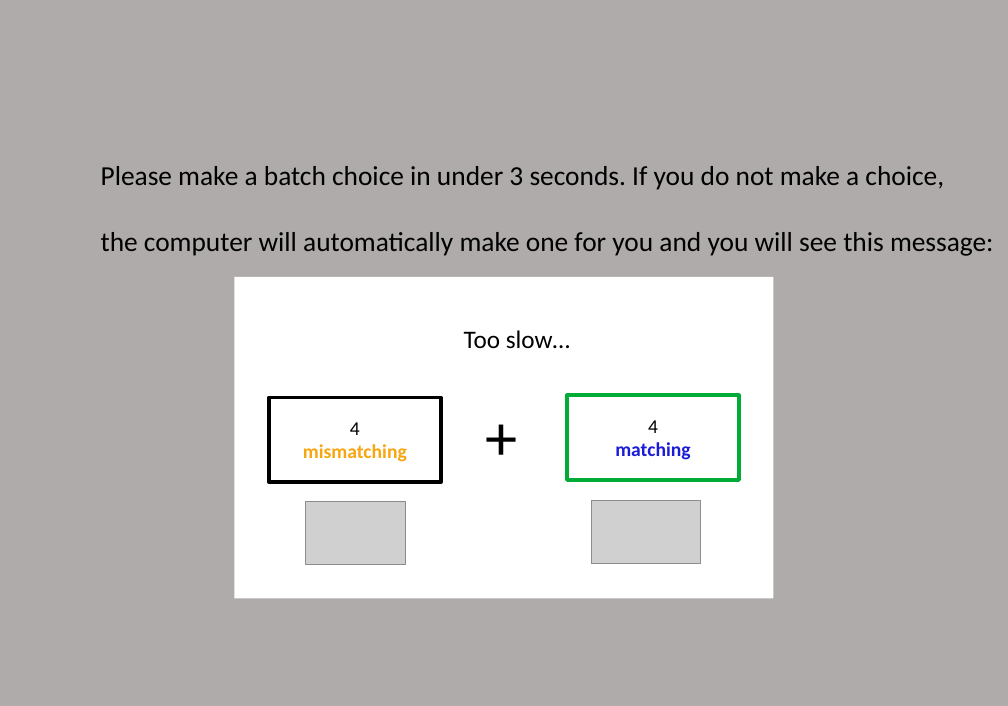
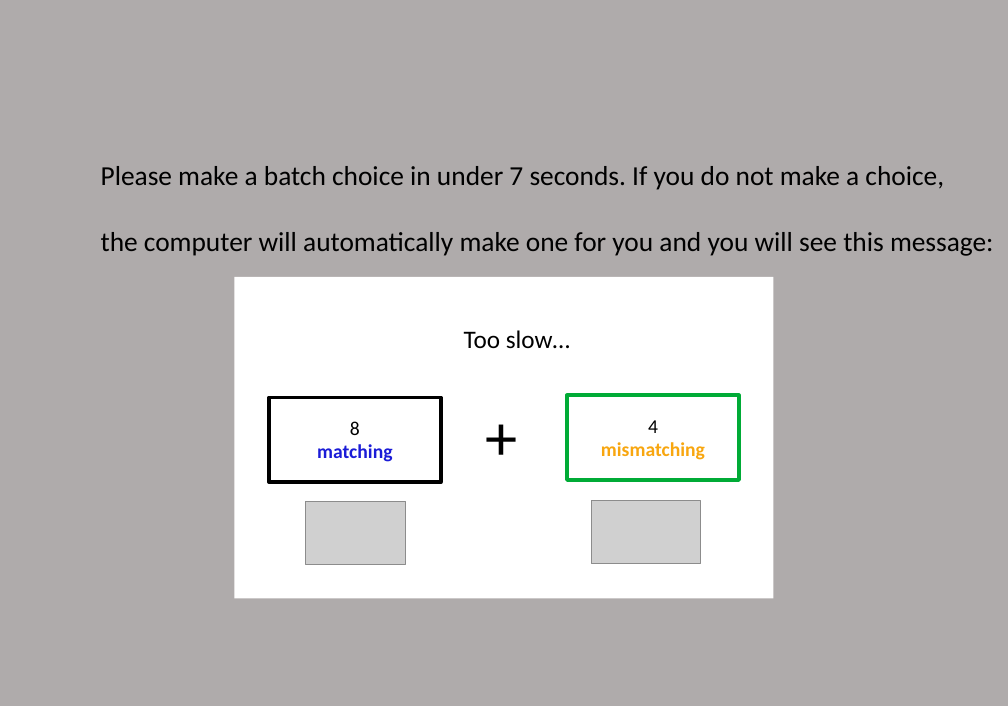
Before and after one commit to lizzytong2589/MSIT-demand-selection, a slide deck: slide 10 of nivturk-prolific/app/static/Instructions/instructions_DST/instructions_DST.pptx (slide 11 before the commit). Drawn at 1008x706 pixels with LibreOffice and Linux fonts; fonts in the diff are those of the drawing; grey boxes stand for pictures. Boxes give left, top, right and bottom in pixels: in the first picture for what was removed or moved away, otherwise in the second. Text is boxed around its words. In the diff, an @@ line names an element or a change of style, - is before the commit and + after.

```diff
--- a/nivturk-prolific/app/static/Instructions/instructions_DST/instructions_DST.pptx
+++ b/nivturk-prolific/app/static/Instructions/instructions_DST/instructions_DST.pptx
@@ text at <box>101,166,944,190</box>: text changed @@
-Please make a batch choice in under 3 seconds. If you do not make a choice,
+Please make a batch choice in under 7 seconds. If you do not make a choice,
@@ text in rectangle at <box>317,421,392,462</box>: text changed; text colour #F8A60F to #1B1CD7 @@
-4
-mismatching
+8
+matching
@@ text in rectangle at <box>601,442,705,460</box>: text changed; text colour #1B1CD7 to #F8A60F @@
-matching
+mismatching
```
Also in this commit, not shown: 5 other slides changed, 2 slides added, 1 slide removed, 14 other files.
